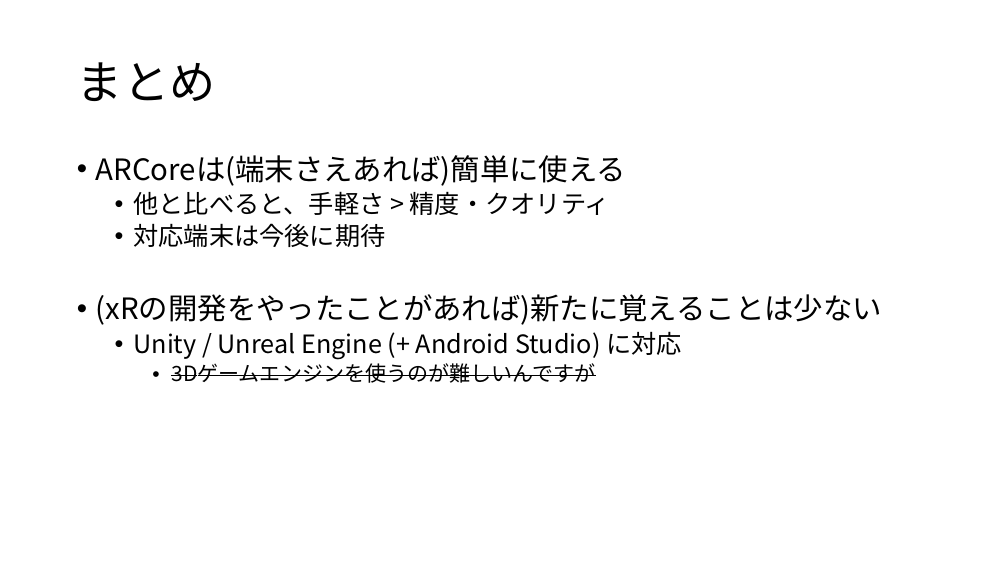
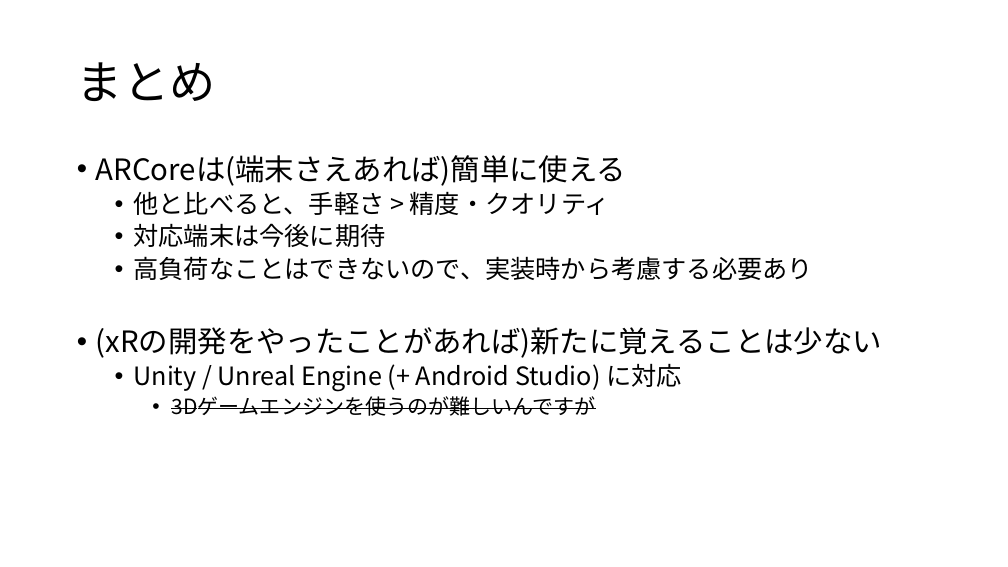
Before and after one commit to tmyoas/ARCore1_0_release_Sample, a slide deck: slide 9 of ARCore.pptx. Drawn at 1008x567 pixels with LibreOffice and Linux fonts; fonts in the diff are those of the drawing. Boxes give left, top, right and bottom in pixels: in the first picture for what was removed or moved away, otherwise in the second. Text is boxed around its words. In the diff, an @@ line names an element or a change of style, - is before the commit and + after.

Commit message:
update pptx

```diff
--- a/ARCore.pptx
+++ b/ARCore.pptx
@@ text at (134,256,813,280): paragraph added @@
+  • 高負荷なことはできないので、実装時から考慮する必要あり
```
Also in this commit, not shown: 1 slide added, 1 slide removed.
